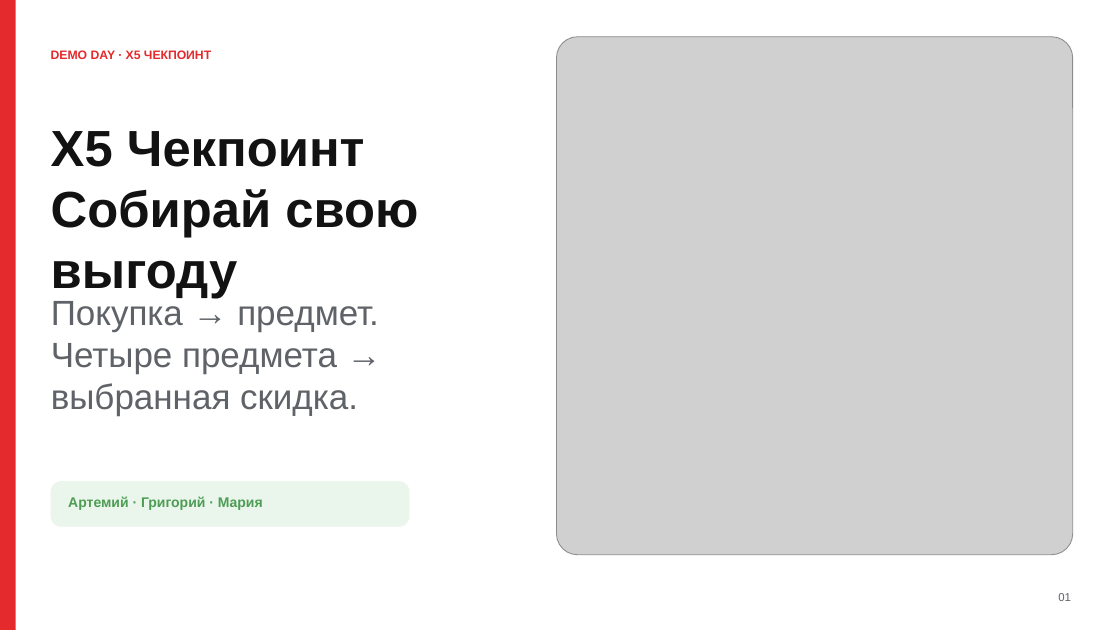
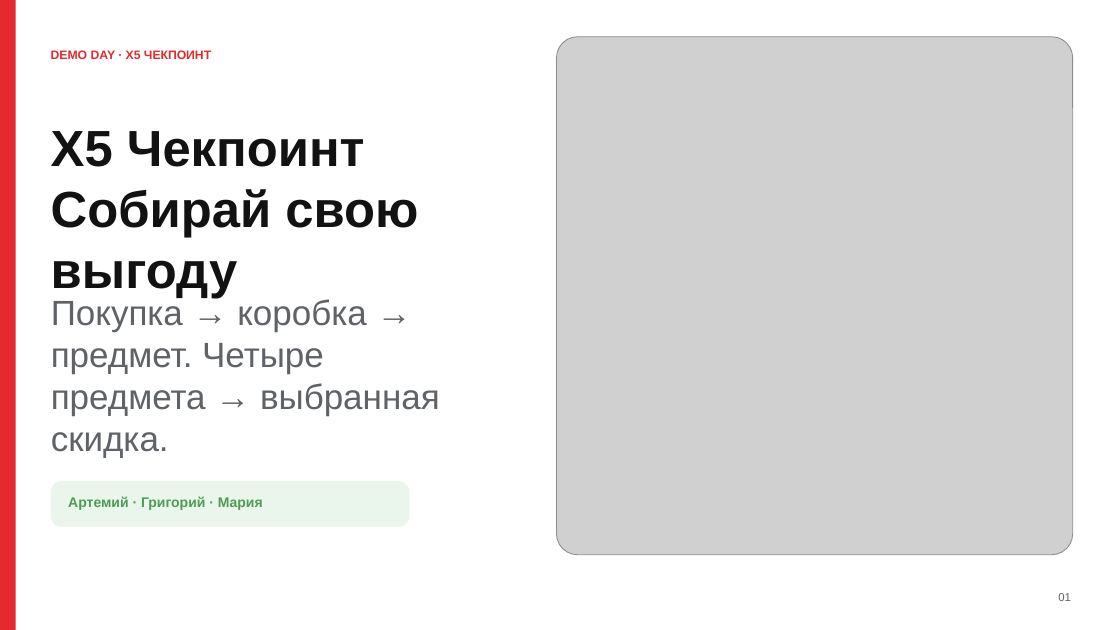
Before and after one commit to m4themagics/x5-loyalty-system, a slide deck: slide 1 of docs/presentation/X5_Checkpoint_Своя_Пятёрочка_финальная.pptx. Drawn at 1120x630 pixels with LibreOffice and Linux fonts; fonts in the diff are those of the drawing; grey boxes stand for pictures. Boxes give left, top, right and bottom in pixels: in the first picture for what was removed or moved away, otherwise in the second. Text is boxed around its words. In the diff, an @@ line names an element or a change of style, - is before the commit and + after.

```diff
--- a/docs/presentation/X5_Checkpoint_Своя_Пятёрочка_финальная.pptx
+++ b/docs/presentation/X5_Checkpoint_Своя_Пятёрочка_финальная.pptx
@@ text at (51,297,440,458): text changed @@
-Покупка → предмет. Четыре предмета → выбранная скидка.
+Покупка → коробка → предмет. Четыре предмета → выбранная скидка.
```
Also in this commit, not shown: 1 other slide changed, 2 other files.
